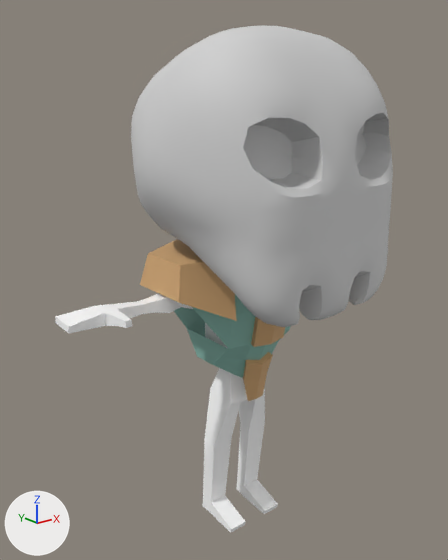
Before and after pictures for a commit that changed the FBX model Assets/Characters/CGmodels/skeleton_base.fbx.
The view is the same before and after, from a camera (50 mm lens) standing at (-1.59, -1.902, 1.024) and looking at (-0.081, -0.016, 0.269). The lights are fixed; the arrows at lower left show +X, +Y and +Z. Where no turn or scale is listed for an object, it has been applied to the vertices.

Objects in the first picture: 'armour', 'body', 'face'.
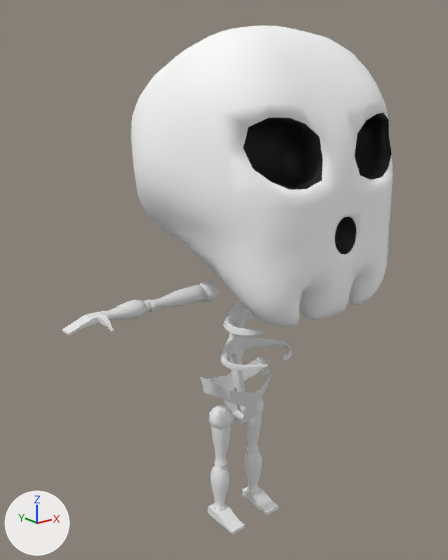
What the commit changed:
Picture 'face.png' (img_face_png) is new.
Material 'face' (mat_face) is new.
Its texture is img_face_png.
Its roughness is 0.693.
Material 'white_skeleton' (mat_white_skeleton) is new.
Its base color is (0.8, 0.8, 0.8) (white #e7e7e7).
Its roughness is 0.69.
me_cube is used by ob_face; location (0.0, -0.08, 0.788).
me_cube had 1046 vertices, 1044 faces and spanned x -0.487..0.487, y -0.483..0.412, z -0.562..0.438.
me_cube now has 1128 vertices, 1095 faces and spans x -0.487..0.487, y -0.483..0.412, z -0.562..0.438.
Part 1, on me_cube:
4 vertices are removed from x 0.0..0.048, y -0.476..-0.473, z -0.292..-0.218.
12 faces are deleted.
2 vertices move from x 0.0..0.048, y -0.474, z -0.254 to x -0.039..0.072, y -0.474..-0.473, z -0.254.
52 vertices are added at x -0.039..0.072, y -0.477..-0.404, z -0.316..-0.184.
20 new vertices lie (0.0, 0.069, -0.002) away from vertices in x -0.038..0.071, y -0.477..-0.473, z -0.311..-0.184.
8 new vertices lie (0.0, 0.069, -0.001) away from vertices in x -0.039..0.069, y -0.477..-0.473, z -0.31..-0.186.
6 new vertices lie (0.001, -0.069, 0.001) away from vertices in x -0.036..0.072, y -0.408..-0.404, z -0.305..-0.226.
63 new faces join them.
me_cube part 2: 1032 faces spanning x -0.487..0.487, y -0.483..0.412, z -0.562..0.438 switch from mat_material_001 (light grey #d1d1d1) to mat_face (picture img_face_png).
Mesh me_cube_015 is new.
It has 466 vertices, 464 faces and spans x -0.166..0.166, y -0.133..0.152, z -0.467..0.166.
It uses material mat_white_skeleton (white #e7e7e7).
Mesh me_cube_016 is new.
It has 761 vertices, 1132 faces and spans x -0.144..0.144, y -0.127..0.072, z -0.46..0.093.
It uses material mat_white_skeleton (white #e7e7e7).
Mesh me_cube_014 is new.
It has 779 vertices, 1256 faces and spans x -0.77..0.77, y -0.1..0.05, z -0.05..0.04.
It uses material mat_white_skeleton (white #e7e7e7).
Mesh me_cube_017 is new.
It has 74 vertices, 76 faces and spans x -0.167..0.167, y -0.107..0.099, z -0.125..0.12.
It uses material mat_white_skeleton (white #e7e7e7).
Object 'armour' (ob_armour) is deleted.
Object 'body' (ob_body) is deleted.
Object 'chest.001' (ob_chest_001) is new; it shows me_cube_015.
Its location is (0.011, -0.103, 0.144).
Object 'foot.001' (ob_foot_001) is new; it shows me_cube_016.
Its location is (0.007, -0.016, -0.406).
Object 'arm' (ob_arm) is new; it shows me_cube_014.
Its location is (-0.002, -0.017, 0.243).
Object 'vent.001' (ob_vent_001) is new; it shows me_cube_017.
Its location is (0.009, -0.013, -0.278).

Pixel boxes (x1, y1, x2, y2) of what changed, in the pictures (448 x 560 px):
'body', deleted: before (55, 293, 278, 533)
'armour', deleted: before (140, 239, 291, 401)
    faces in mat_material (brown #d1a774): (140, 239, 285, 401)
    faces in mat_armourbase (cyan #89baae): (174, 295, 291, 378)
'foot.001', added: after (208, 398, 279, 534)
'arm', added: after (62, 280, 219, 336)
'chest.001', added: after (220, 300, 292, 392)
'vent.001', added: after (201, 357, 271, 423)
part 1 of me_cube, built on: (333, 211, 363, 266) in both
part 2 of me_cube, recoloured (grey to white): (131, 26, 393, 327) in both
